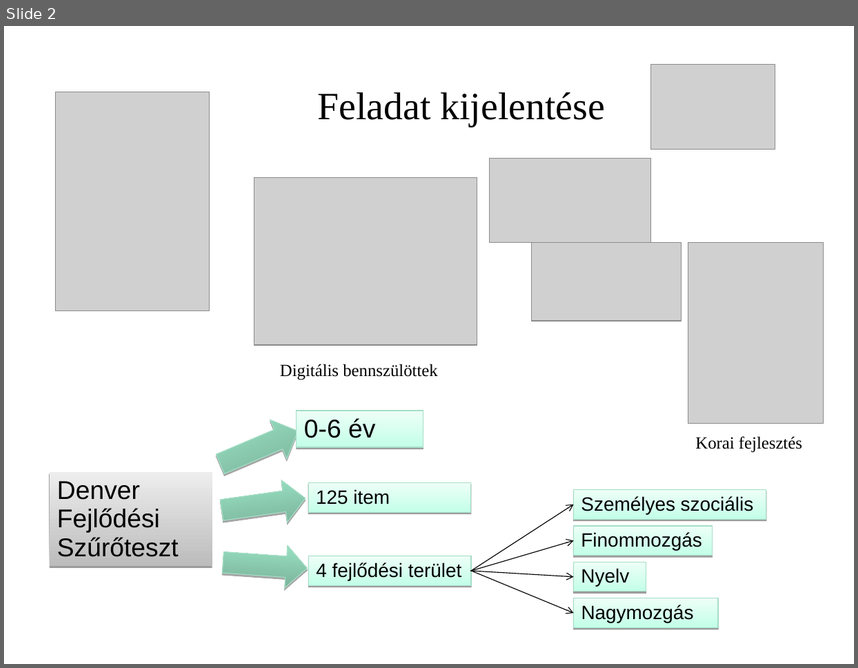
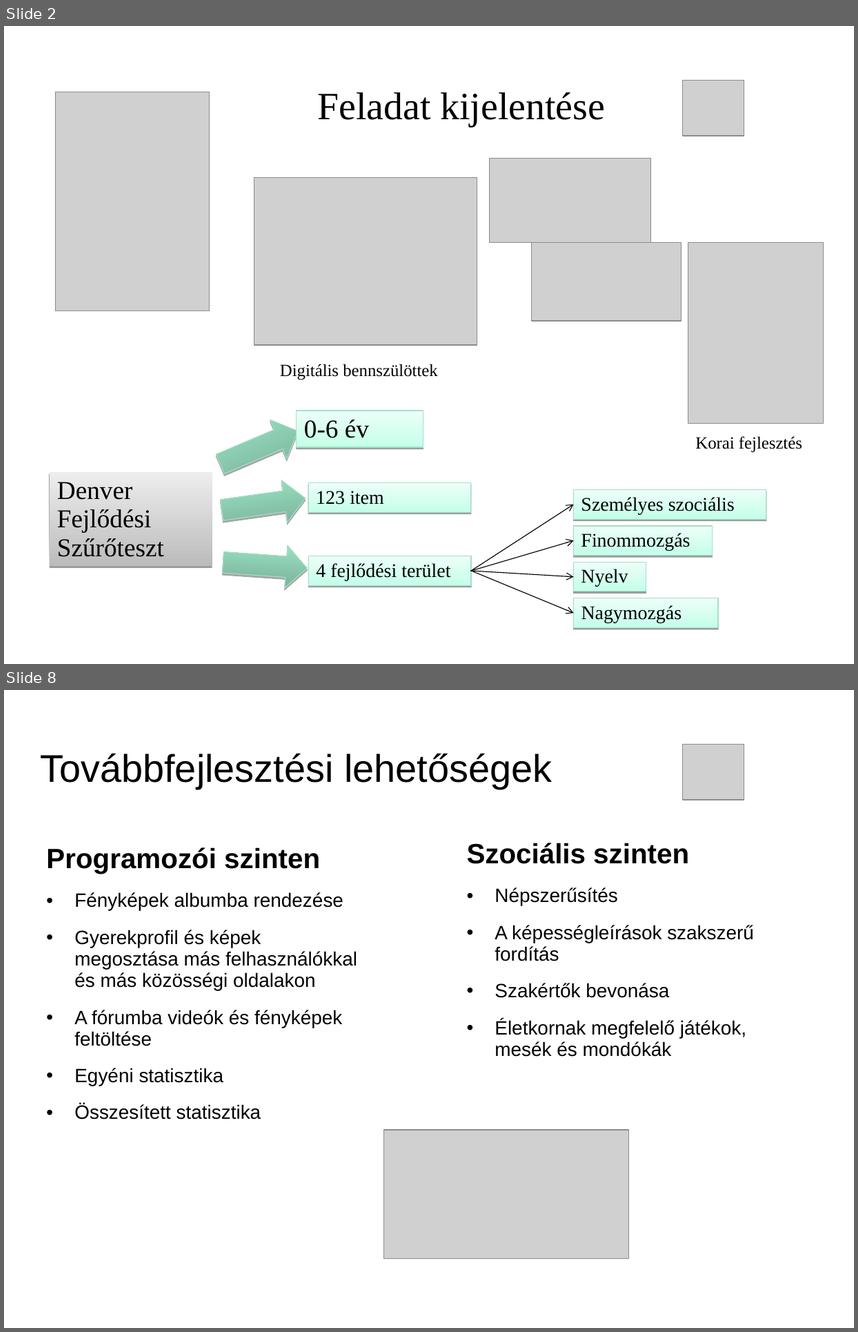
Before and after one commit to necrology27/babybook, a slide deck: prezentation/1. LeadingSoft_projekt.ppt. Shown one above the other, each under a label of ours: slide 2 before the commit, slides 2 and 8 after it; the slides between them are not shown. The pictures are 858x668 and 858x1332 pixels, drawn with LibreOffice and Linux fonts; fonts in the diff are those of the drawing; grey boxes stand for pictures; background and template pictures are left out. Boxes give left, top, right and bottom in pixels: in the first picture for what was removed or moved away, otherwise in the second. Text is boxed around its words. In the diff, an @@ line names an element or a change of style, - is before the commit and + after.

```diff
--- a/prezentation/1. LeadingSoft_projekt.ppt
+++ b/prezentation/1. LeadingSoft_projekt.ppt
@@ slide 8 added at bbox=[4, 690, 854, 1328], background picture (left out) @@
@@ picture added at bbox=[683, 744, 744, 800] @@
@@ text added at bbox=[40, 753, 552, 789], 36 pt, text #000000 @@
+Továbbfejlesztési lehetőségek
@@ text added at bbox=[46, 847, 357, 1119], 18 pt, text #000000 @@
+Programozói szinten
+• Fényképek albumba rendezése
+• Gyerekprofil és képek megosztása más felhasználókkal és más közösségi oldalakon
+• A fórumba videók és fényképek feltöltése
+• Egyéni statisztika
+• Összesített statisztika
@@ text added at bbox=[467, 842, 754, 1056], 18 pt, text #000000 @@
+Szociális szinten
+• Népszerűsítés
+• A képességleírások szakszerű fordítás
+• Szakértők bevonása
+• Életkornak megfelelő játékok, mesék és mondókák
@@ picture added at bbox=[384, 1130, 629, 1259] @@
@@ slide 2 changed as well @@
@@ picture: place and size @@
-picture at bbox=[651, 65, 775, 150]
+picture at bbox=[683, 80, 744, 136]
@@ text in rectangle at bbox=[316, 490, 384, 504]: text changed; font Arial to Times New Roman @@
-125 item
+123 item
@@ font Arial to Times New Roman in 7 elements at bbox=[50, 472, 212, 566], bbox=[297, 410, 423, 446], bbox=[309, 556, 471, 586], bbox=[574, 490, 767, 519], bbox=[574, 562, 646, 591], bbox=[574, 526, 713, 555], bbox=[574, 597, 719, 627] @@
```
Also in this commit, not shown: 3 other slides changed, 4 other slides added, 6 slides removed, 11 other files.
